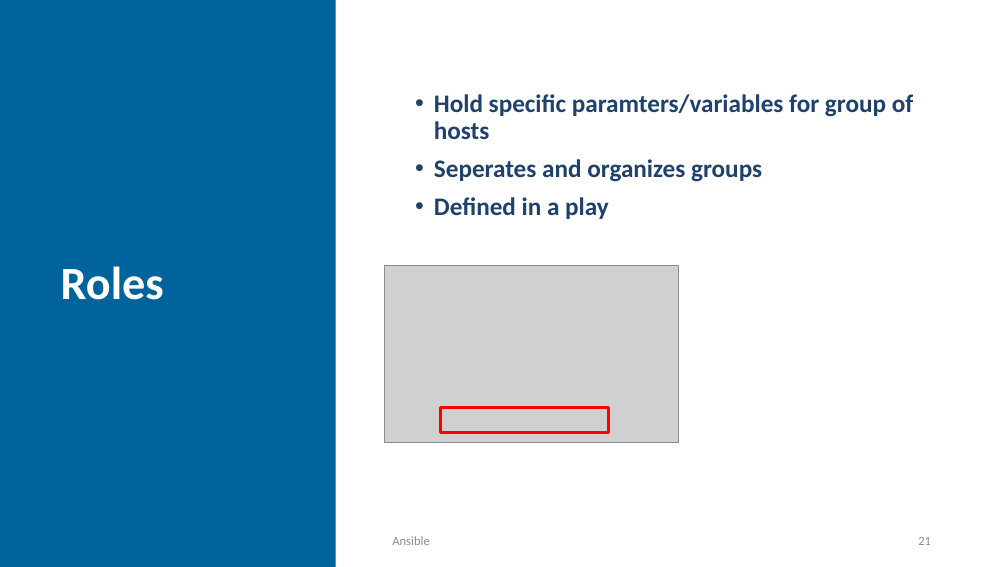
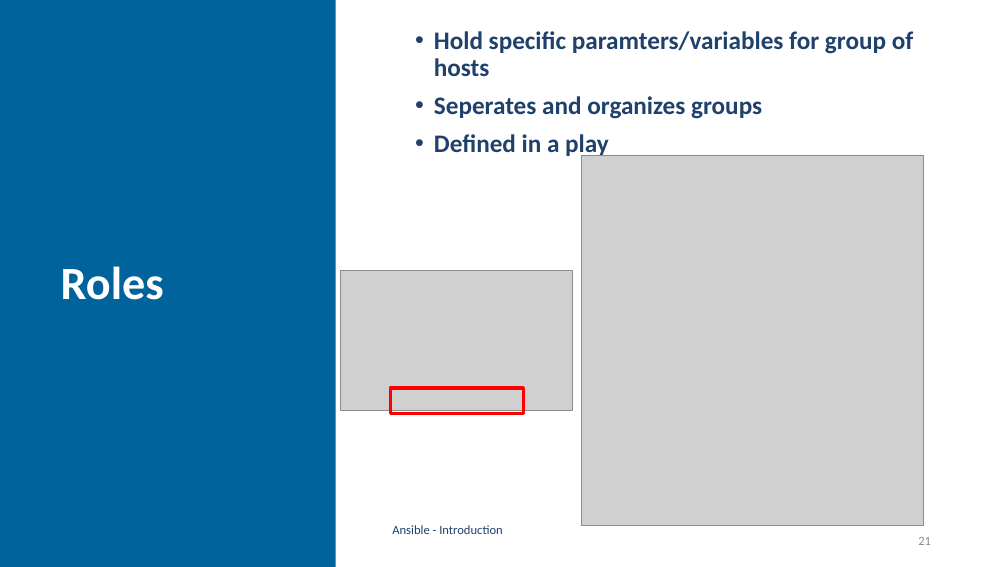
Before and after one commit to GerritVanMol/Ansible_Introduction-21_22, a slide deck: slide 21 of Documents/Ansible_BasicsAndHowToGetStarted.pptx. Drawn at 1008x567 pixels with LibreOffice and Linux fonts; fonts in the diff are those of the drawing; grey boxes stand for pictures; background and template pictures are left out. Boxes give left, top, right and bottom in pixels: in the first picture for what was removed or moved away, otherwise in the second. Text is boxed around its words. In the diff, an @@ line names an element or a change of style, - is before the commit and + after.

Commit message:
update ppt

```diff
--- a/Documents/Ansible_BasicsAndHowToGetStarted.pptx
+++ b/Documents/Ansible_BasicsAndHowToGetStarted.pptx
@@ text "Hold specific paramters/variables for group ...": place and size @@
-text "Hold specific paramters/variables for group ..." at (434, 94, 914, 219)
+text "Hold specific paramters/variables for group ..." at (434, 31, 914, 158)
@@ picture added at (582, 156, 924, 526) @@
@@ picture: place and size @@
-picture at (385, 265, 678, 442)
+picture at (341, 271, 573, 411)
@@ rectangle: place and size @@
-rectangle at (440, 408, 608, 433)
+rectangle at (390, 388, 523, 413)
@@ text at (392, 525, 502, 534): text changed; text colour #8C8C8C to #1F416B @@
-Ansible
+Ansible - Introduction
```
Also in this commit, not shown: 27 other slides changed, 1 other file.
